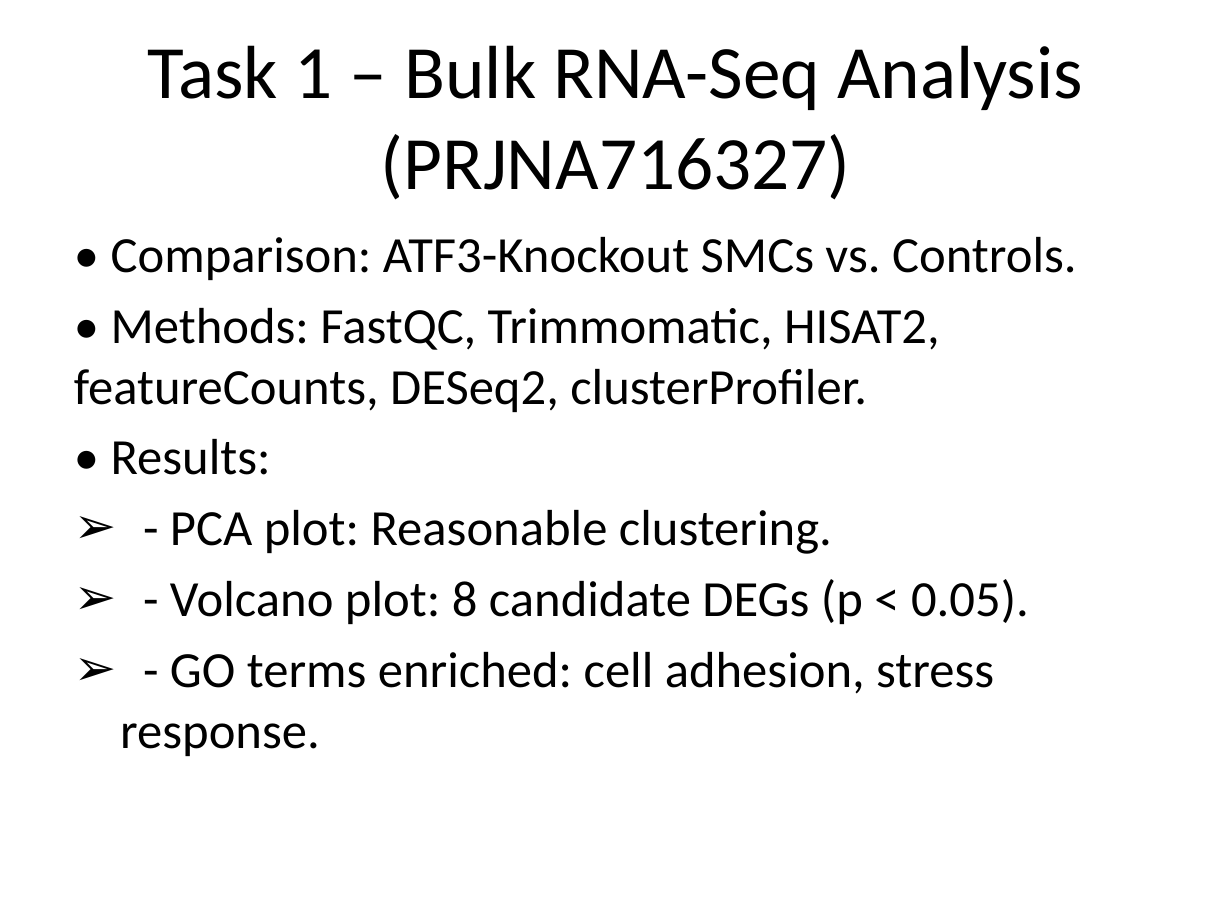
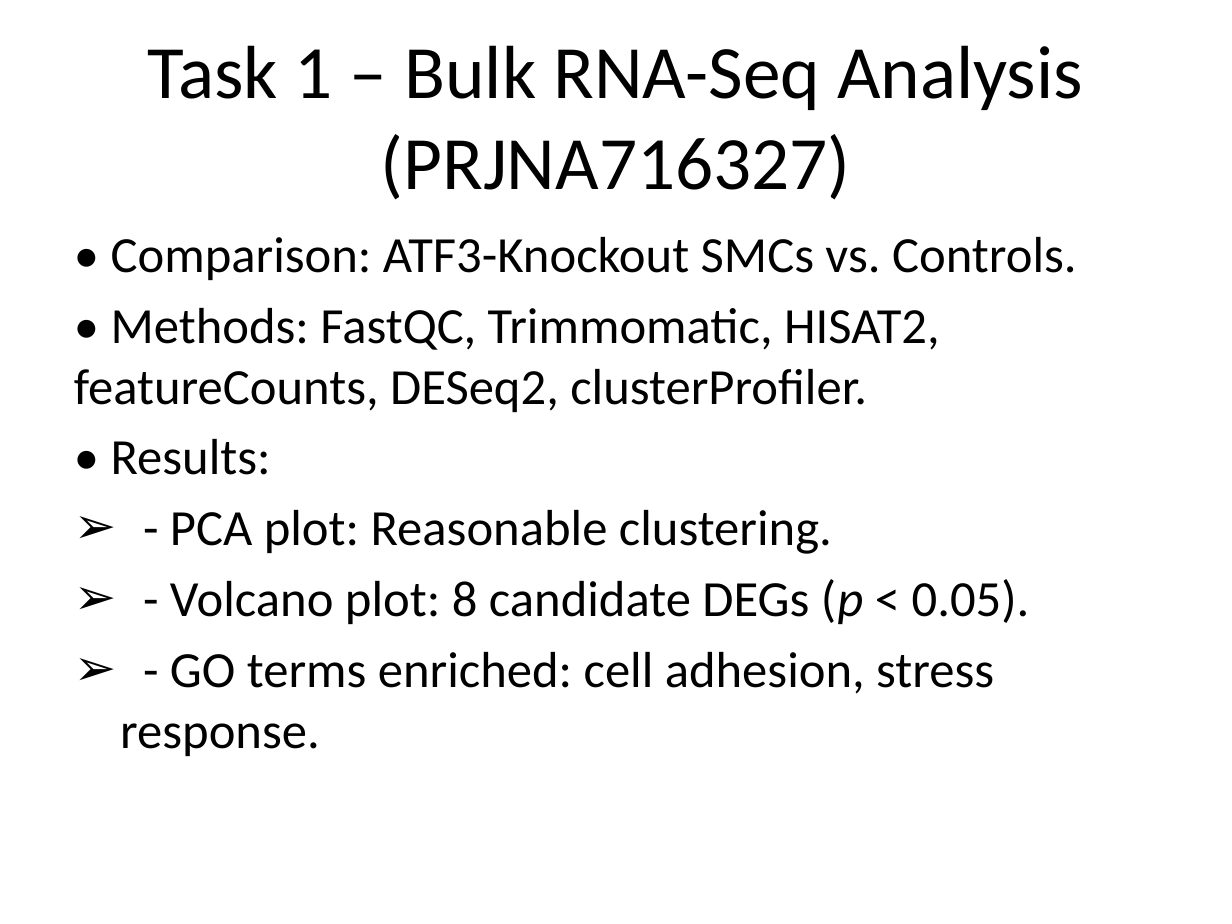
Before and after one commit to Samuel700712/Summary, a slide deck: slide 3 of Zoom_Test_Run_Summary.pptx. Drawn at 1232x924 pixels with LibreOffice and Linux fonts; fonts in the diff are those of the drawing. Boxes give left, top, right and bottom in pixels: in the first picture for what was removed or moved away, otherwise in the second. Text is boxed around its words. In the diff, an @@ line names an element or a change of style, - is before the commit and + after.

```diff
--- a/Zoom_Test_Run_Summary.pptx
+++ b/Zoom_Test_Run_Summary.pptx
@@ text at (x1=170, y1=579, x2=1030, y2=624): italic on in "(p" @@
```
Also in this commit, not shown: 1 other slide changed.
